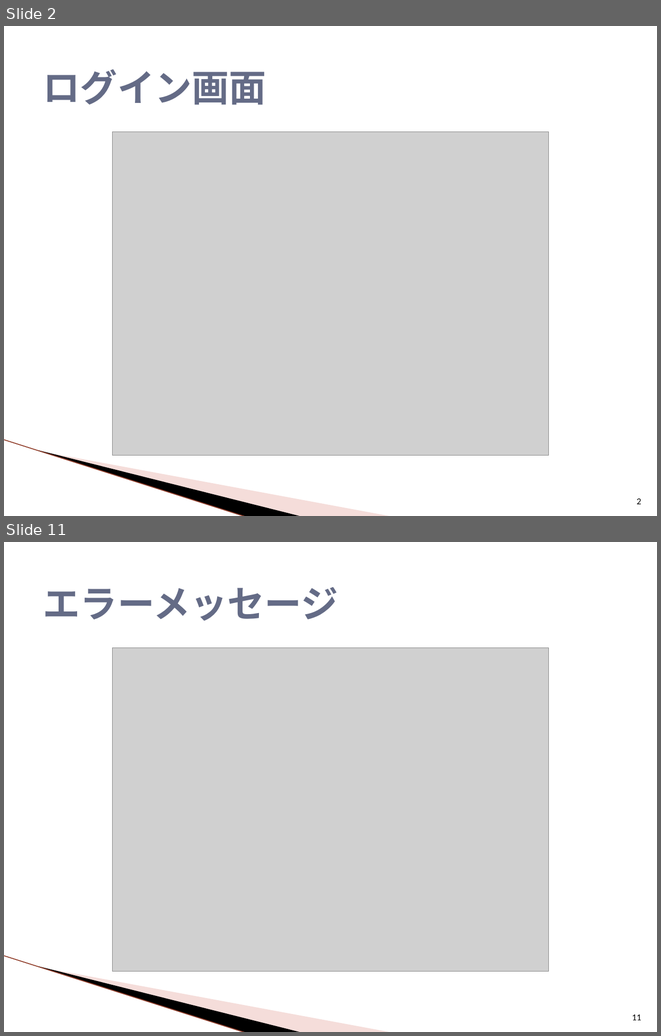
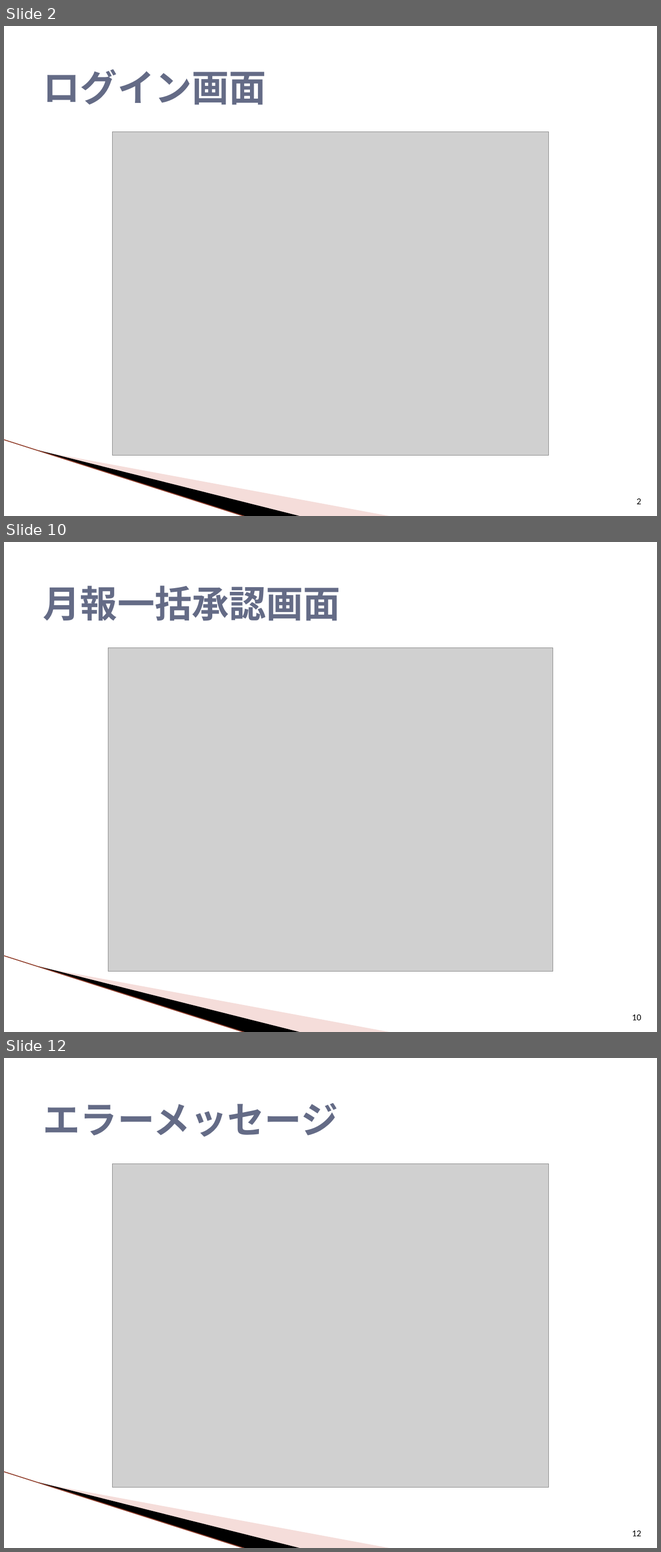
Before and after one commit to around7days/AppFreeMemo, a slide deck: 設計書/00_提案/3_月報管理システム 画面デザインイメージ.pptx. Shown one above the other, each under a label of ours: slides 2 and 11 before the commit, slides 2, 10 and 12 after it; the slides between them are not shown. The pictures are 661x1036 and 661x1552 pixels, drawn with LibreOffice and Linux fonts; fonts in the diff are those of the drawing; grey boxes stand for pictures; background and template pictures are left out. Boxes give left, top, right and bottom in pixels: in the first picture for what was removed or moved away, otherwise in the second. Text is boxed around its words. In the diff, an @@ line names an element or a change of style, - is before the commit and + after.

```diff
--- a/設計書/00_提案/3_月報管理システム 画面デザインイメージ.pptx
+++ b/設計書/00_提案/3_月報管理システム 画面デザインイメージ.pptx
@@ slide 10 added at [4,542,657,1032], background #FFFFFF; not listed: 3 template elements that a slide beside it also shows @@
@@ title added at [43,585,341,621], 41 pt, text #646B86, bold @@
+月報一括承認画面
@@ picture added at [108,648,553,971] @@
@@ page number added at [632,1014,641,1020], 10 pt, text #000000 @@
+10
@@ what was slide 11 is now slide 12 @@
@@ page number at [632,1530,641,1536]: text changed @@
-11
+12
```
Also in this commit, not shown: 8 slides changed, 21 other files.
